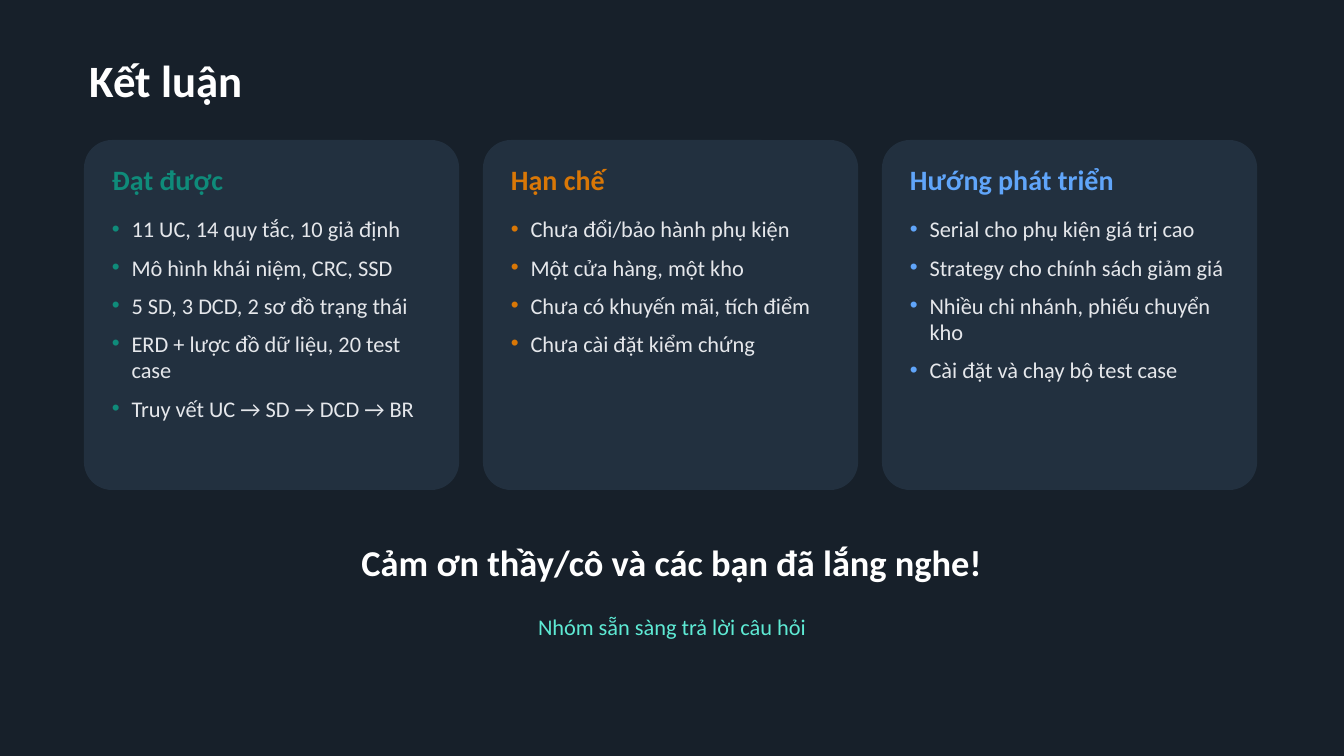
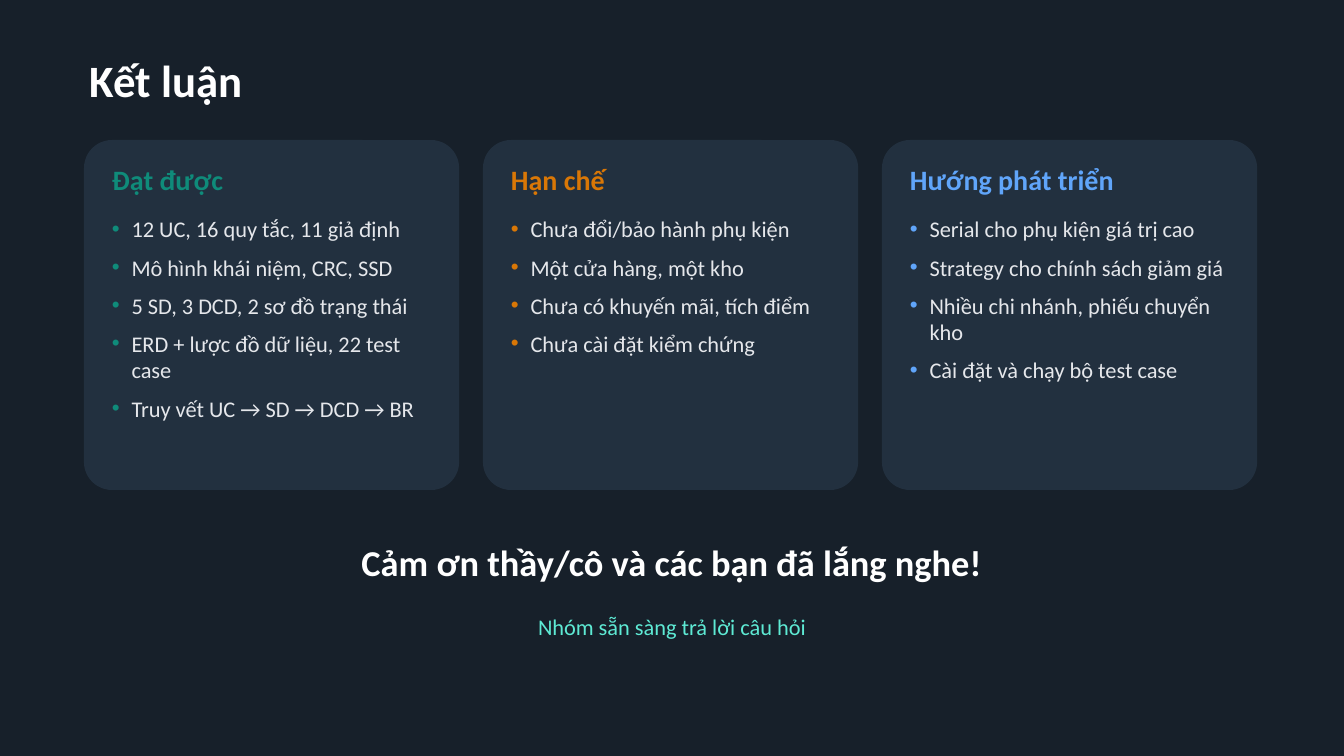
Before and after one commit to trungkien1407/OOP, a slide deck: slide 15 of Slide_ThuyetTrinh_15phut.pptx. Drawn at 1344x756 pixels with LibreOffice and Linux fonts; fonts in the diff are those of the drawing. Boxes give left, top, right and bottom in pixels: in the first picture for what was removed or moved away, otherwise in the second. Text is boxed around its words. In the diff, an @@ line names an element or a change of style, - is before the commit and + after.

```diff
--- a/Slide_ThuyetTrinh_15phut.pptx
+++ b/Slide_ThuyetTrinh_15phut.pptx
@@ text at <box>132,219,400,241</box>: text changed @@
-• 11 UC, 14 quy tắc, 10 giả định
+• 12 UC, 16 quy tắc, 11 giả định
@@ text at <box>132,335,400,378</box>: text changed @@
-• ERD + lược đồ dữ liệu, 20 test case
+• ERD + lược đồ dữ liệu, 22 test case
```
Also in this commit, not shown: 7 other slides changed, 25 other files.
